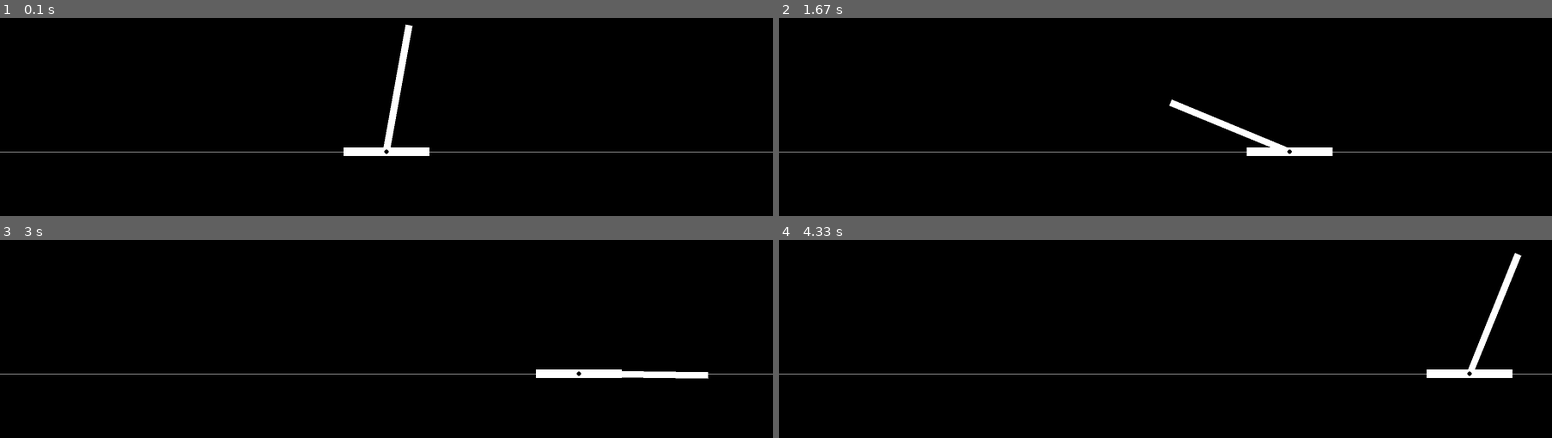
Above: before the commit, frames 1-4 (two rows, left to right).
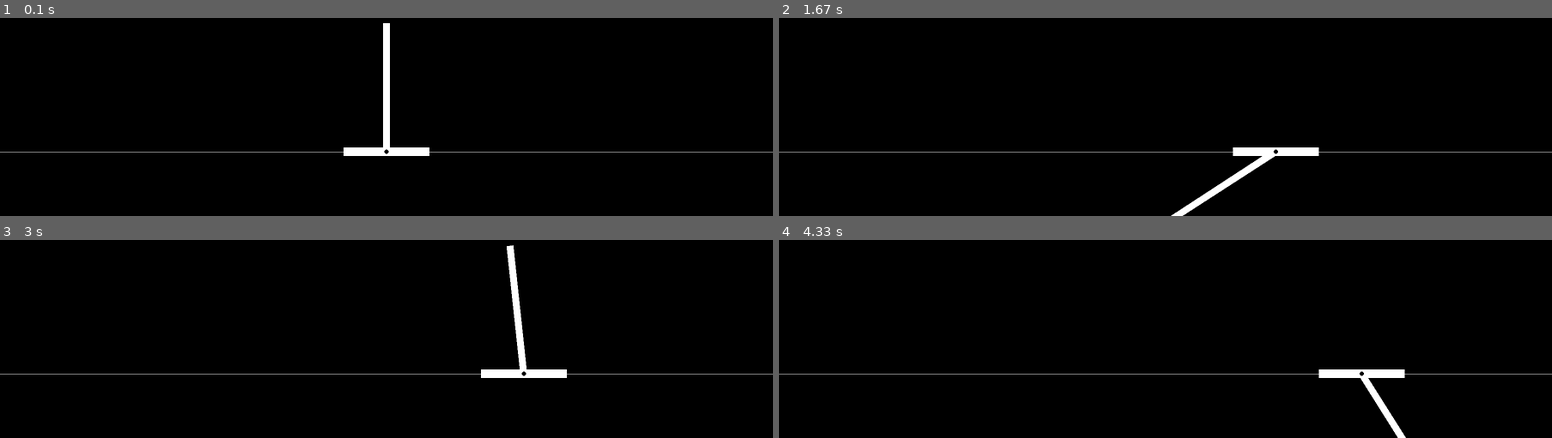
Above: after the commit, the same moments.

Repository: antosjakub/gamiq
Game: pygame game, started from vis.py
Two runs of this game, one before a commit and one after it. Both use one fixed random seed, a clock stepped at 60 frames per second and the inputs below.
Inputs:
- Up to frame 1 (0.1 s): no input
- Up to frame 2 (1.67 s): hold Right 0.33-0.8 s; hold Right 0.83-1.3 s; hold Left from 1.33 s (still down)
- Up to frame 3 (3 s): release Left at 1.87 s; hold Left 1.9-2.3 s; hold Right 2.33-2.97 s
- Up to frame 4 (4.33 s): hold Left 3-3.47 s; hold Right 3.5-3.97 s; hold Right from 4 s (still down)

The runs differ from the first frame. In frame 1, 1.0% of the frame differs, in the area x 49-54%, y 2-66%; in frame 2, 1.3%; in frame 3, 1.6%; in frame 4, 1.9%, in the area x 69-97%, y 6-100%.

Commit message:
seems quite good and can be balanced

Diff:
--- a/cartpole_physics.py
+++ b/cartpole_physics.py
@@ -19,10 +19,18 @@
 
     def step(self, dt, action):
         x_double_dot = 0
-        x_double_dot = 100.0*action
+        if self.theta < np.pi/2 and self.theta > -np.pi/2:
+            mult_fact = -action
+        else:
+            mult_fact = action
+
+        x_double_dot = 100.0*action - 0.0025*self.x_dot / dt
         self.x_dot += x_double_dot * dt
         self.x += self.x_dot * dt
-        #print(x_double_dot, self.x_dot, self.x)
-        theta_double_dot = g * np.sin(self.theta) + x_double_dot/100
+
+        theta_double_dot = g * np.sin(self.theta) + 0.5*mult_fact*np.abs(x_double_dot)/100
+        theta_double_dot = theta_double_dot - 0.002*self.theta_dot / dt
         self.theta_dot += theta_double_dot * dt
         self.theta += self.theta_dot * dt
+
+        print(self.theta, self.x)
--- a/vis.py
+++ b/vis.py
@@ -28,7 +28,7 @@
 cartpole_arm_h = 15
 
 # initial conditions
-cartpole = cartpole_physics.CartPole(cartpole_arm_w, x=0, x_dot=0, theta=cartpole_physics.rad_from_deg(10), theta_dot=0)
+cartpole = cartpole_physics.CartPole(cartpole_arm_w, x=0, x_dot=0, theta=cartpole_physics.rad_from_deg(0), theta_dot=0)
 
 i = 0
 # Game loop
@@ -46,10 +46,10 @@
 
     keys = pygame.key.get_pressed()
     if keys[pygame.K_LEFT]:
-        print("Left arrow is being held down.")
+        #print("Left arrow is being held down.")
         action = -1
     if keys[pygame.K_RIGHT]:
-        print("Right arrow is being held down.")
+        #print("Right arrow is being held down.")
         action = 1
 
     dt = clock.tick(100)
Not shown, changed: .gitignore
